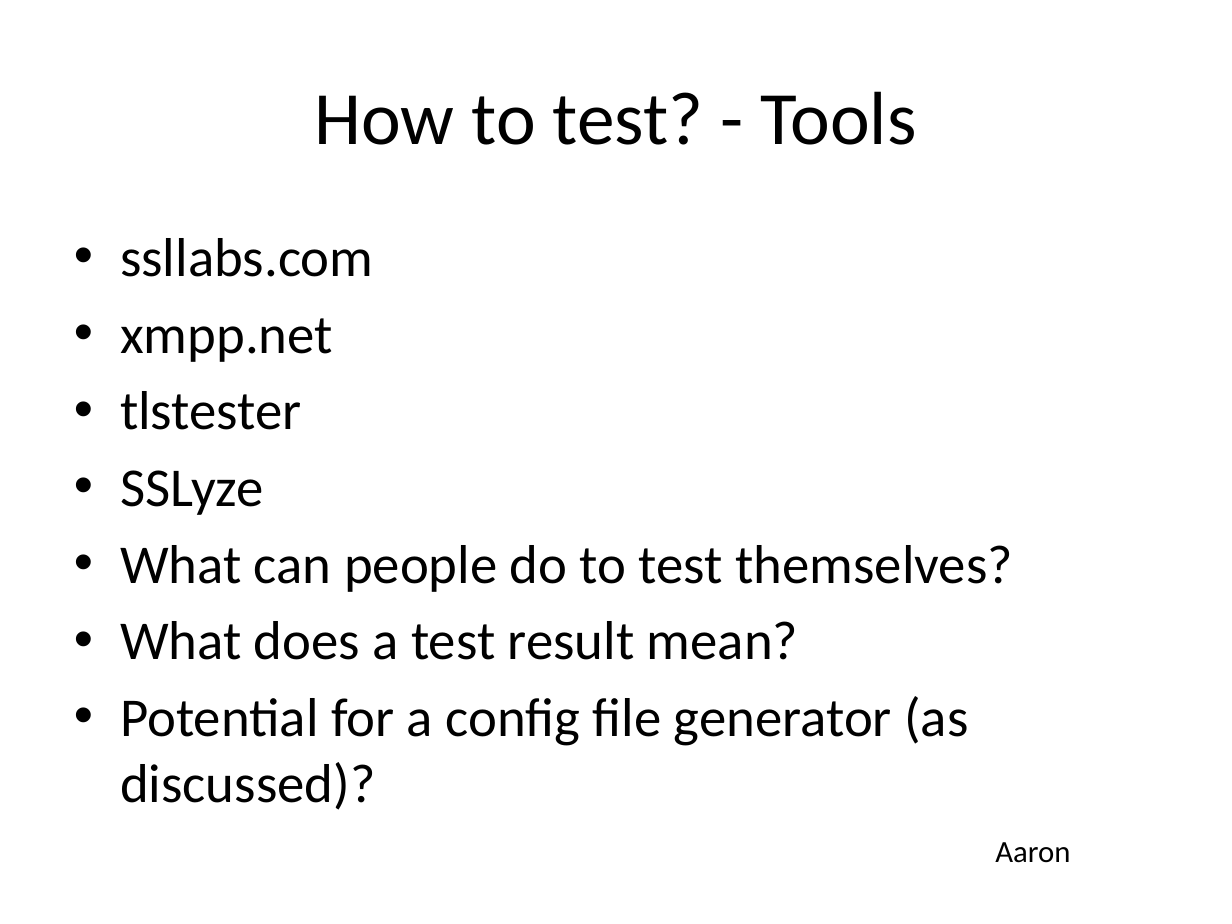
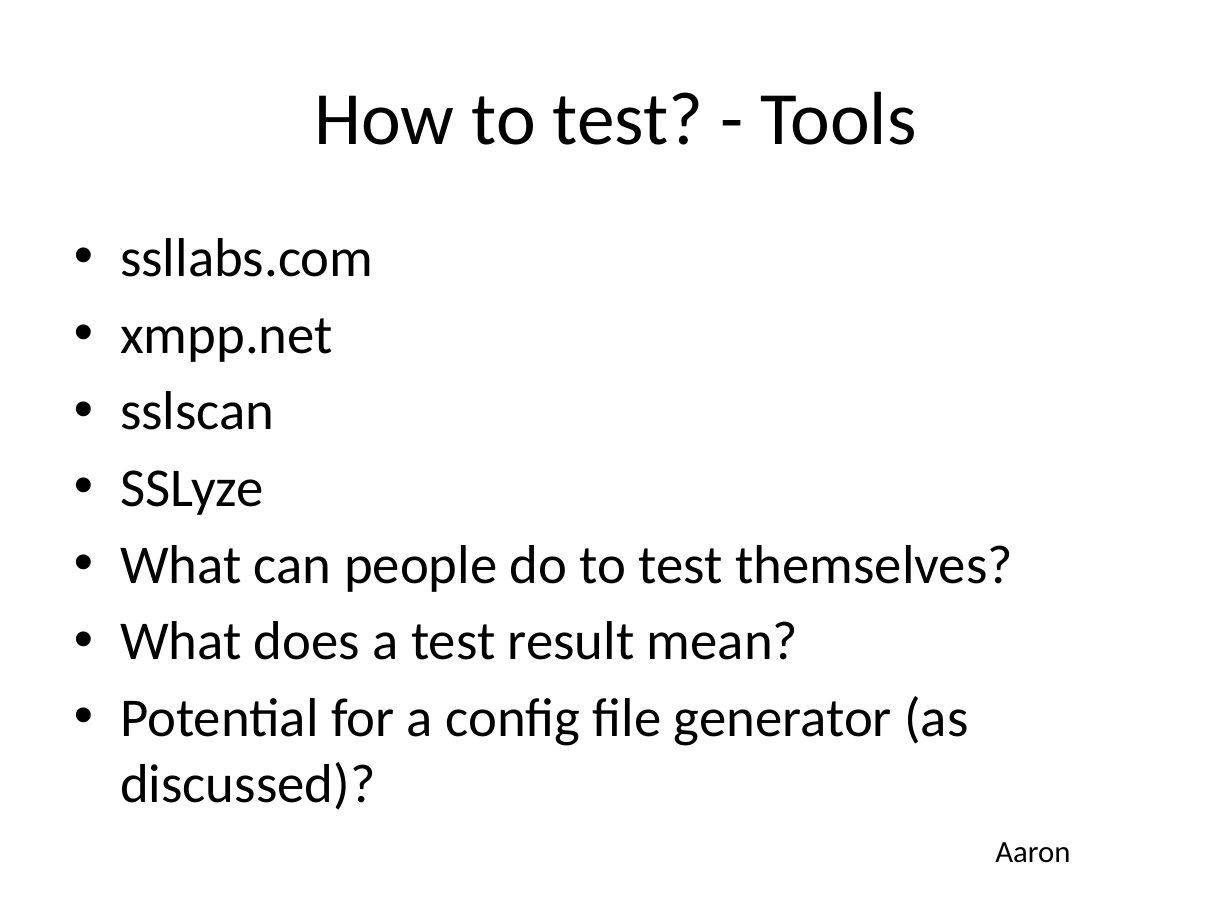
Before and after one commit to BetterCrypto/Applied-Crypto-Hardening, a slide deck: slide 33 of presentations/20131122-Deepsec-ACH project.pptx. Drawn at 1232x924 pixels with LibreOffice and Linux fonts; fonts in the diff are those of the drawing. Boxes give left, top, right and bottom in pixels: in the first picture for what was removed or moved away, otherwise in the second. Text is boxed around its words. In the diff, an @@ line names an element or a change of style, - is before the commit and + after.

```diff
--- a/presentations/20131122-Deepsec-ACH project.pptx
+++ b/presentations/20131122-Deepsec-ACH project.pptx
@@ text at bbox=[120, 391, 274, 430]: text changed @@
-• tlstester
+• sslscan
```
Also in this commit, not shown: 1 other slide changed, 1 slide added.
